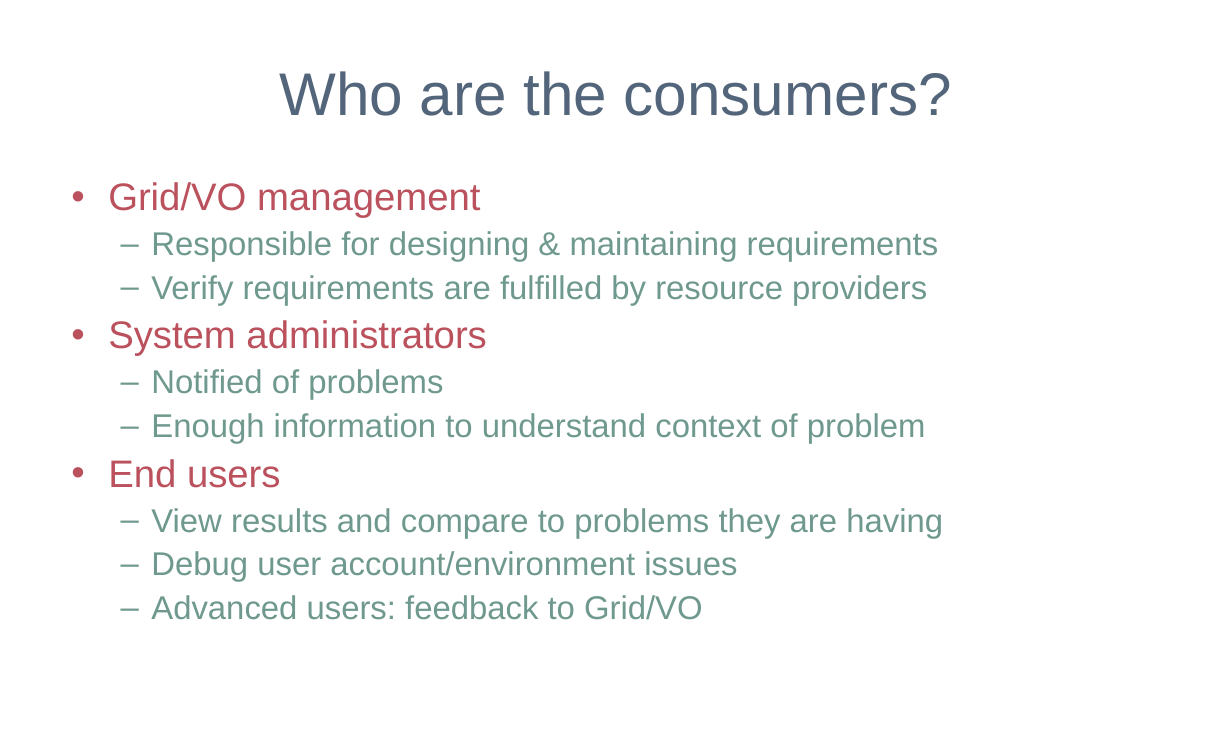
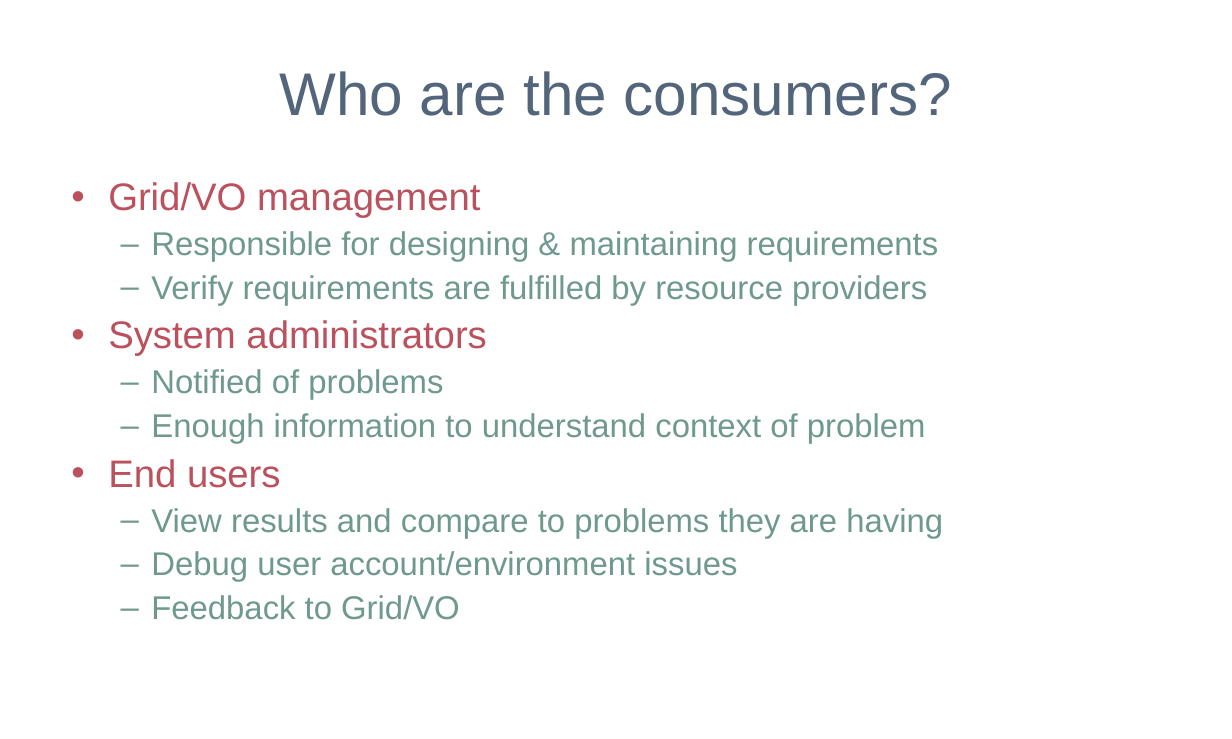
Before and after one commit to IncaProject/inca-xsede, a slide deck: slide 5 of talks/sc06/sc_06.ppt. Drawn at 1232x739 pixels with LibreOffice and Linux fonts; fonts in the diff are those of the drawing; background and template pictures are left out. Boxes give left, top, right and bottom in pixels: in the first picture for what was removed or moved away, otherwise in the second. Text is boxed around its words. In the diff, an @@ line names an element or a change of style, - is before the commit and + after.

```diff
--- a/talks/sc06/sc_06.ppt
+++ b/talks/sc06/sc_06.ppt
@@ text at (x1=151, y1=595, x2=460, y2=620): text changed @@
-  – Advanced users: feedback to Grid/VO
+  – Feedback to Grid/VO
```
Also in this commit, not shown: 2 other slides changed, 1 slide added.
